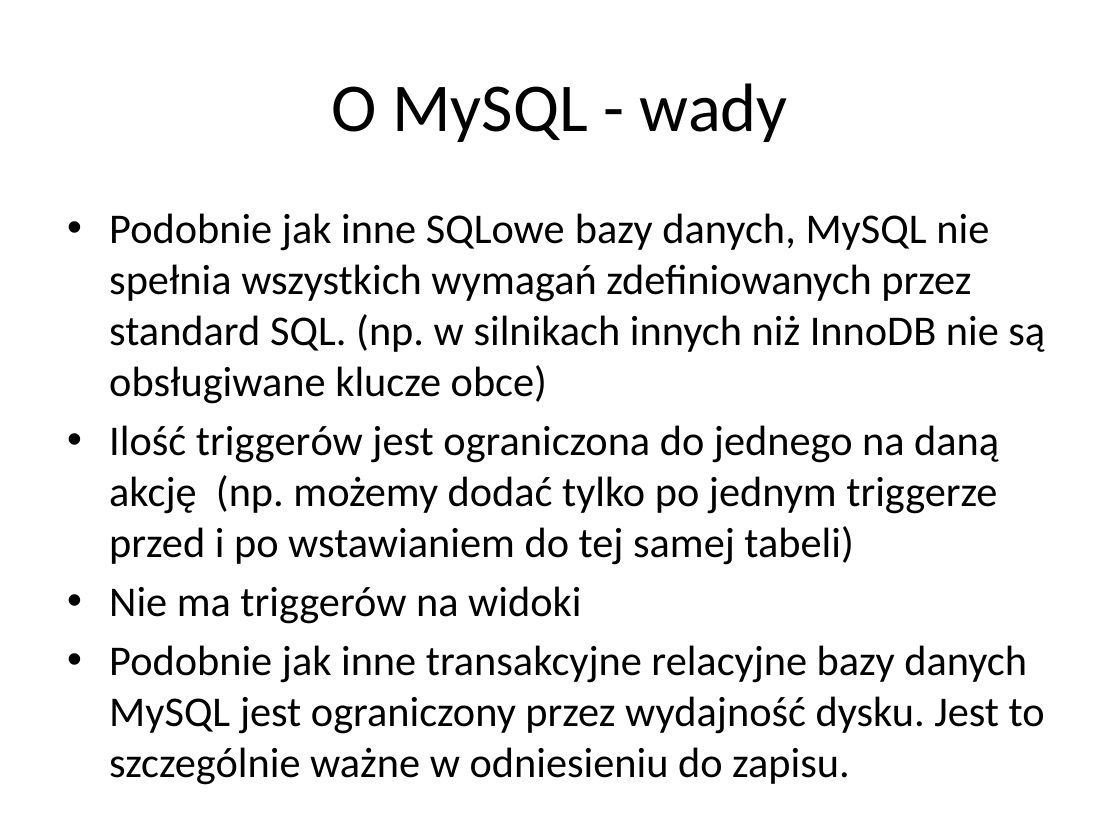
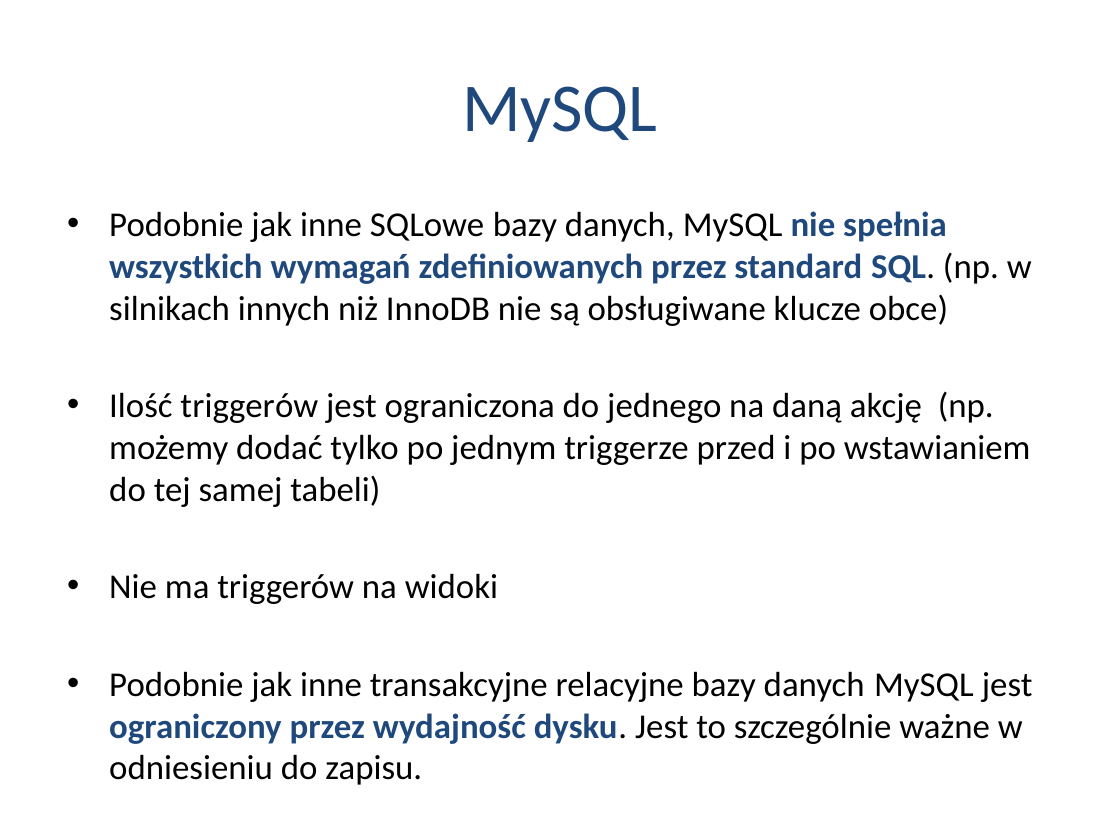
Before and after one commit to alicjasalamon/DB2, a slide deck: slide 5 of MySQL + Hibernate.pptx (slide 4 before the commit). Drawn at 1120x840 pixels with LibreOffice and Linux fonts; fonts in the diff are those of the drawing. Boxes give left, top, right and bottom in pixels: in the first picture for what was removed or moved away, otherwise in the second. Text is boxed around its words. In the diff, an @@ line names an element or a change of style, - is before the commit and + after.

Commit message:
Presentation - new colors + agenda

```diff
--- a/MySQL + Hibernate.pptx
+++ b/MySQL + Hibernate.pptx
@@ title at bbox=[462, 86, 658, 142]: text changed; text colour #000000 to #1F497D @@
-O MySQL - wady
+MySQL
@@ text "Podobnie jak inne SQLowe bazy ..." at bbox=[109, 211, 1033, 785]: size 27.2 to 22.4 pt; text colour #000000 to #1F497D, bold on in "nie spełnia wszystkich wymagań zdefiniowanych przez standard ...", "ograniczony przez wydajność dysku." @@
```
Also in this commit, not shown: 24 other slides changed, 2 slides added, 1 slide removed.
